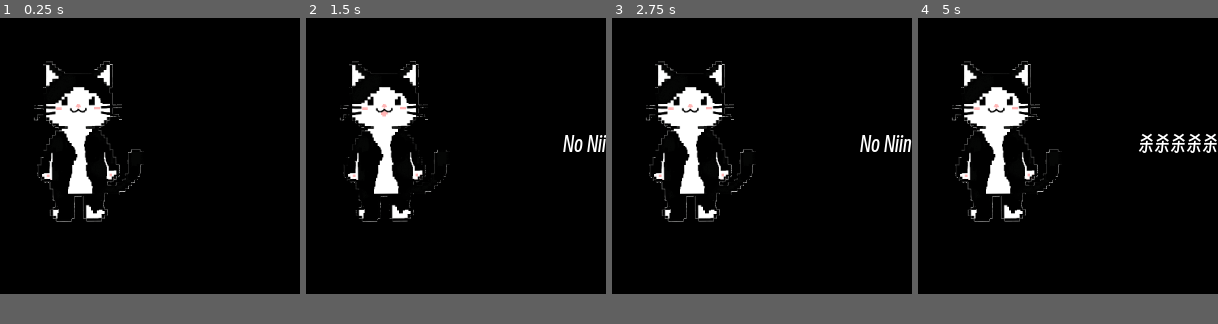
Above: before the commit, frames 1-4 (left to right).
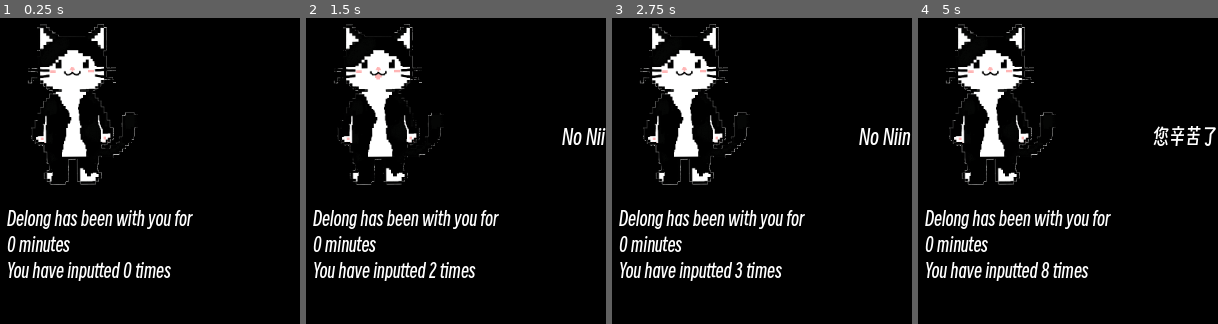
Above: after the commit, the same moments.

Repository: bedroomscholar/Delong-pro-max
Game: Godot game, scene res://Scene/main_window.tscn
The game is run twice, just before and just after one commit, with the same random seed, the same clock (stepped at 60 frames per second) and the same inputs.
Inputs (mouse positions are in pixels of both pictures, inside the frame that each line leads up to):
- Up to frame 1 (0.25 s): no input
- Up to frame 2 (1.5 s): tap Enter at 0.5 s; drag from (384, 140) to (486, 79) at 0.52 s; drag from (396, 158) to (441, 204) at 1.27 s
- Up to frame 3 (2.75 s): move the mouse to (792, 79) at 2.02 s; press the mouse at (792, 79) at 2.03 s
- Up to frame 4 (5 s): release the mouse at (1098, 79) at 2.75 s; drag from (1053, 204) to (978, 97) at 2.77 s; click (978, 97) at 3.5 s; move the mouse to (1158, 189) at 3.52 s; press the mouse at (1158, 189) at 3.53 s; release the mouse at (1158, 189) at 4.25 s; drag from (978, 97) to (1023, 70) at 4.27 s
The window is 300x300 before the commit and 300x330 after it. Grey fills any space a smaller window leaves; there, only what the larger window draws over its background counts as a difference.

The runs differ from the first frame. In frame 1, 10% of the frame differs, in the area x 2-65%, y 1-86%; in frame 2, 11%; in frame 3, 11%; in frame 4, 12%, in the area x 2-100%, y 1-86%.

Commit message:
input checker v0.1

Diff:
--- a/Scene/display_manager.gd
+++ b/Scene/display_manager.gd
@@ -5,7 +5,7 @@
 
 @export_group ("DPI Settings")
 @export var base_dpi: float = 96.0 #windows' dpi standard
-@export var base_window_size: Vector2i = Vector2i(300, 200) #base window's scale
+@export var base_window_size: Vector2i = Vector2i(300, 330) #base window's scale
 
 @export_group("Transition")
 @export var enable_smooth_transition: bool = true
--- a/Scene/main_window.gd
+++ b/Scene/main_window.gd
@@ -6,6 +6,8 @@
 @onready var character: Node2D = $Character
 @onready var idle_detector: InputIdleDetector
 @onready var config_manager: ConfigManager
+@onready var input_tracker: InputTracker = $InputTracker
+@onready var stats_display: StatsDisplay = $StatsDisplay
 
 var sentences : Array[String]  # array to store chat sentences
 var is_dragging : bool = false  # track if window is being dragged
@@ -18,7 +20,7 @@
 var fixed_sentences : Array[String] = [
 	"对对对",
 	"No Niin",
-	"杀杀杀杀杀"
+	"您辛苦了"
 ]
 
 # dynamic content from APIs (8 slots: 4 jokes + 4 facts)
@@ -55,6 +57,20 @@
 	add_child(config_manager)
 	print("conncet to config manager")
 
+	#InputTracker
+	if input_tracker:
+		input_tracker.set_config_manager(config_manager)
+		input_tracker.stats_updated.connect(_on_stats_updated)
+		print("initialized inputTracker")
+	else:
+		push_error("haven't found InputTracker")
+
+	#StatsDisplay
+	if stats_display:
+		print("initialized statsDisplay")
+	else:
+		push_error("haven't found statsDisplay")
+
 	#restore the window position
 	_restore_window_position()
 
@@ -98,12 +114,23 @@
 	else:
 		print("use the default position")
 
+
+
 #save the window setting when closed program
 func _on_window_close_requested() -> void:
 	var current_position = get_tree().root.position
 	config_manager.save_window_position(current_position)
+
+	if input_tracker:
+		input_tracker.save_on_exit()
+
 	print("saving")
 	get_tree().quit()
+
+#statistics update callback
+func _on_stats_updated(session_time: float, session_inputs: int, total_time: float, total_inputs: int) -> void:
+	if stats_display:
+		stats_display.update_stats(session_time, session_inputs, total_time, total_inputs)
 
 # combine fixed and dynamic sentences into one array
 func update_sentences_array() -> void:
@@ -225,6 +252,11 @@
 	chat_text.add_theme_font_size_override("font_size", new_font_size)
 	#setting the character scale
 	$Character.scale = Vector2(base_character_scale) * new_scale
+	#setting the statsDisplay scale
+	if stats_display:
+		var stats_base_font_size := 18
+		var stats_new_font_size := int(stats_base_font_size * new_scale)
+		stats_display.add_theme_font_size_override("font_size", stats_new_font_size)
 
 #idle detector
 func _on_sleep_mode_changed(is_sleeping: bool) -> void:
--- a/Scene/main_window.tscn
+++ b/Scene/main_window.tscn
@@ -1,9 +1,12 @@
-[gd_scene load_steps=5 format=3 uid="uid://busxye1bkrslo"]
+[gd_scene load_steps=8 format=3 uid="uid://busxye1bkrslo"]
 
 [ext_resource type="Script" uid="uid://dsjp8dukk3jgr" path="res://Scene/main_window.gd" id="1_aurhl"]
 [ext_resource type="PackedScene" uid="uid://bbpukj7ku4nxu" path="res://Scene/character.tscn" id="1_wxieh"]
 [ext_resource type="PackedScene" uid="uid://dxdvohtskbigt" path="res://chat_text.tscn" id="3_jp3cc"]
 [ext_resource type="Script" uid="uid://b7sv0pwt1nwll" path="res://Scene/display_manager.gd" id="4_jj15r"]
+[ext_resource type="FontFile" uid="uid://bdannncve2thn" path="res://Assets/SmileySans-Oblique.ttf" id="4_xoxhi"]
+[ext_resource type="Script" uid="uid://dckkbmjfl32kg" path="res://Scene/stats_display.gd" id="5_exhqj"]
+[ext_resource type="Script" uid="uid://o7iyk74rgp4y" path="res://input_tracker.gd" id="7_exhqj"]
 
 [node name="MainWindow" type="Control"]
 layout_mode = 3
@@ -18,7 +21,7 @@
 metadata/_edit_vertical_guides_ = [301.0, 100.0]
 
 [node name="Character" parent="." instance=ExtResource("1_wxieh")]
-position = Vector2(78.00001, 146)
+position = Vector2(72, 109)
 rotation = -0.0058259666
 scale = Vector2(0.73488367, 0.73488367)
 
@@ -28,10 +31,30 @@
 anchor_left = 1.0
 anchor_right = 1.0
 anchor_bottom = 1.0
-offset_right = 0.0
-offset_bottom = 0.0
+offset_left = -181.0
+offset_top = 3.0
+offset_right = -1.0
+offset_bottom = -47.0
 grow_horizontal = 0
 grow_vertical = 2
+
+[node name="StatsDisplay" type="Label" parent="."]
+layout_mode = 0
+offset_left = 7.0
+offset_top = 213.0
+offset_right = 207.0
+offset_bottom = 288.0
+mouse_filter = 0
+theme_override_colors/font_shadow_color = Color(0, 0, 0, 0)
+theme_override_colors/font_outline_color = Color(0, 0, 0, 1)
+theme_override_constants/outline_size = 5
+theme_override_fonts/font = ExtResource("4_xoxhi")
+theme_override_font_sizes/font_size = 18
+text = "Delong has been with you for 0 minutes,
+You have inputed 0 characters"
+vertical_alignment = 1
+autowrap_mode = 2
+script = ExtResource("5_exhqj")
 
 [node name="JokeApi" type="HTTPRequest" parent="."]
 
@@ -42,6 +65,9 @@
 [node name="DisplayManager" type="Node" parent="."]
 script = ExtResource("4_jj15r")
 
+[node name="InputTracker" type="Node" parent="."]
+script = ExtResource("7_exhqj")
+
 [connection signal="chat" from="Character" to="." method="_on_character_chat"]
 [connection signal="request_completed" from="JokeApi" to="." method="_on_joke_api_request_completed"]
 [connection signal="timeout" from="JokeApi/jokeRequestTimer" to="." method="_on_joke_request_timer_timeout"]
--- /dev/null
+++ b/Scene/stats_display.gd
@@ -0,0 +1,61 @@
+extends Label
+class_name StatsDisplay
+
+enum DisplayMode{
+	SESSION, #current session data
+	TOTAL #total data
+}
+
+var current_mode: DisplayMode = DisplayMode.SESSION
+var cached_session_time: float = 0.0
+var cached_session_inputs: int = 0
+var cached_total_time: float = 0.0
+var cached_total_inputs: int = 0
+
+#initialize
+func _ready() -> void:
+	#mouse interact
+	mouse_filter = Control.MOUSE_FILTER_STOP
+	#basic text
+	text = "Delong has been with you for 0 minutes\nYou have inputted 0 times"
+	horizontal_alignment = HORIZONTAL_ALIGNMENT_LEFT
+	vertical_alignment = VERTICAL_ALIGNMENT_CENTER
+
+	print("initialize statsdisplay")
+
+#renew data
+func update_stats(session_time: float, session_inputs: int, total_time: float, total_inputs: int) -> void:
+	#cache data
+	cached_session_time = session_time
+	cached_session_inputs = session_inputs
+	cached_total_time = total_time
+	cached_total_inputs = total_inputs
+
+	_update_text()
+
+func _update_text() -> void:
+	var time_minutes: int
+	var input_count: int
+	var prefix: String
+
+	if current_mode == DisplayMode.SESSION:
+		time_minutes = int(cached_session_time)
+		input_count = cached_session_inputs
+		prefix = "Delong has been with you for"
+	else:
+		time_minutes = int(cached_total_time)
+		input_count = cached_total_inputs
+		prefix = "Delong has been with you in total for"
+
+	#plural and muitipul nouns
+	var time_unit: String = "minute" if time_minutes == 1 else "minutes"
+	var input_unit: String = "time" if input_count == 1 else "times"
+
+	text = "%s %d %s\nYou have inputted %d %s" % [prefix, time_minutes, time_unit, input_count, input_unit]
+
+#mouse hover effect
+func _notification(what: int) -> void:
+	if what == NOTIFICATION_MOUSE_ENTER:
+		modulate = Color(1.2, 1.2, 1.2)
+	elif what == NOTIFICATION_MOUSE_EXIT:
+		modulate = Color(1.0, 1.0, 1.0)
--- /dev/null
+++ b/input_tracker.gd
@@ -0,0 +1,112 @@
+extends Node
+class_name InputTracker
+
+signal stats_updated(session_time: float, session_inputs: int, total_time: float, total_inputs: int)
+
+#session data
+var session_start_time: float = 0.0
+var session_input_count: int = 0
+
+#total data
+var total_time_minutes: float = 0.0
+var total_input_count: int = 0
+
+#settings
+@export var update_interval: float = 1.0
+@export var save_interval: float = 60.0
+
+var update_timer: Timer
+var save_timer: Timer
+var config_manager: ConfigManager
+
+#initialize
+func _ready() -> void:
+	#record the starting time of session
+	session_start_time = Time.get_ticks_msec()/ 1000.0
+
+	#create the renew timer
+	update_timer = Timer.new()
+	update_timer.wait_time = update_interval
+	update_timer.timeout.connect(_emit_stats_update)
+	add_child(update_timer)
+	update_timer.start()
+
+	#create the automatic save system
+	save_timer = Timer.new()
+	save_timer.wait_time = save_interval
+	save_timer.timeout.connect(_save_stats)
+	add_child(save_timer)
+	save_timer.start()
+
+	print("initialize the input tracker")
+
+# input monitoring
+func _input(event: InputEvent) -> void:
+	#only calculate the real user inputs
+	if event is InputEventMouseButton and event.pressed:
+		_record_input()
+	elif event is InputEventKey and event.pressed and not event.echo:
+		_record_input()
+
+func _record_input() -> void:
+	session_input_count += 1
+
+#statistical calculation
+func get_session_time_minutes() -> float:
+	var current_time = Time.get_ticks_msec() / 1000.0
+	return (current_time - session_start_time) / 60.0
+
+func get_total_time_minutes() -> float:
+	return total_time_minutes + get_session_time_minutes()
+
+func get_session_inputs() -> int:
+	return session_input_count
+
+func get_total_inputs() -> int:
+	return total_input_count + session_input_count
+
+
+#emit
+func _emit_stats_update() -> void:
+	stats_updated.emit(
+		get_session_time_minutes(),
+		get_session_inputs(),
+		get_total_time_minutes(),
+		get_total_inputs()
+	)
+
+#Data Persistence
+func set_config_manager(manager: ConfigManager) -> void:
+	config_manager = manager
+	_load_stats()
+
+func _load_stats() -> void:
+	if not config_manager:
+		return
+
+	total_time_minutes = config_manager.config.get_value("stats", "total_time_minutes", 0.0)
+	total_input_count = config_manager.config.get_value("stats", "total_input_count", 0)
+	print("reload the histories, %.1f, %d" % [total_time_minutes, total_input_count])
+
+#save data
+func _save_stats() -> void:
+	if not config_manager:
+		return
+
+	var current_total_time = get_total_time_minutes()
+	var current_total_inputs = get_total_inputs()
+
+	config_manager.config.set_value("stats", "total_time_minutes", current_total_time)
+	config_manager.config.set_value("stats", "total_input_count", current_total_inputs)
+	config_manager.config.set_value("stats", "last_saved", Time.get_datetime_string_from_system())
+
+	var err = config_manager.config_save(config_manager.CONFIG_PATH)
+	if err == OK:
+		print("saved the statistical datas")
+
+#save data before quit
+func save_on_exit() -> void:
+	total_time_minutes = get_total_time_minutes()
+	total_input_count = get_total_inputs()
+	_save_stats()
+	print("saved the statistical datas before exit")
--- a/project.godot
+++ b/project.godot
@@ -19,7 +19,7 @@
 [display]
 
 window/size/viewport_width=300
-window/size/viewport_height=300
+window/size/viewport_height=330
 window/size/borderless=true
 window/size/always_on_top=true
 window/size/transparent=true
Not shown, added: Scene/stats_display.gd.uid
Not shown, changed: export_presets.cfg
Not shown, added: input_tracker.gd.uid
Not shown, changed: README.md
